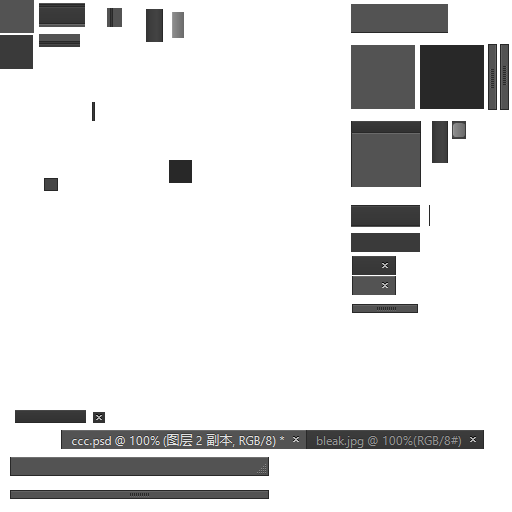
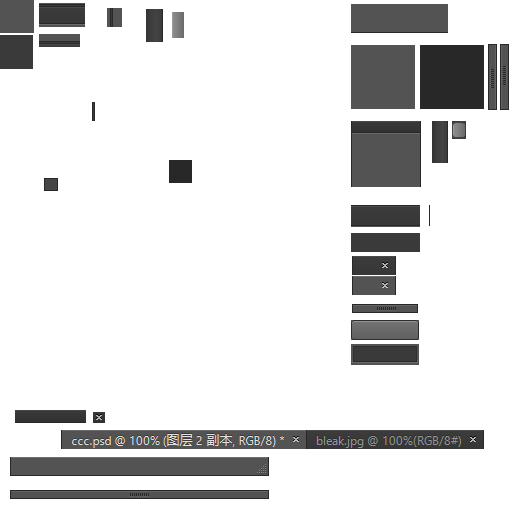
The second 512x512 image is a revision of the first. Changes to its layers:
added layer "图层 21" above "图层 20" over bbox(351, 344, 419, 365)
added layer "图层 20" above "图层 18" over bbox(351, 320, 419, 340)
